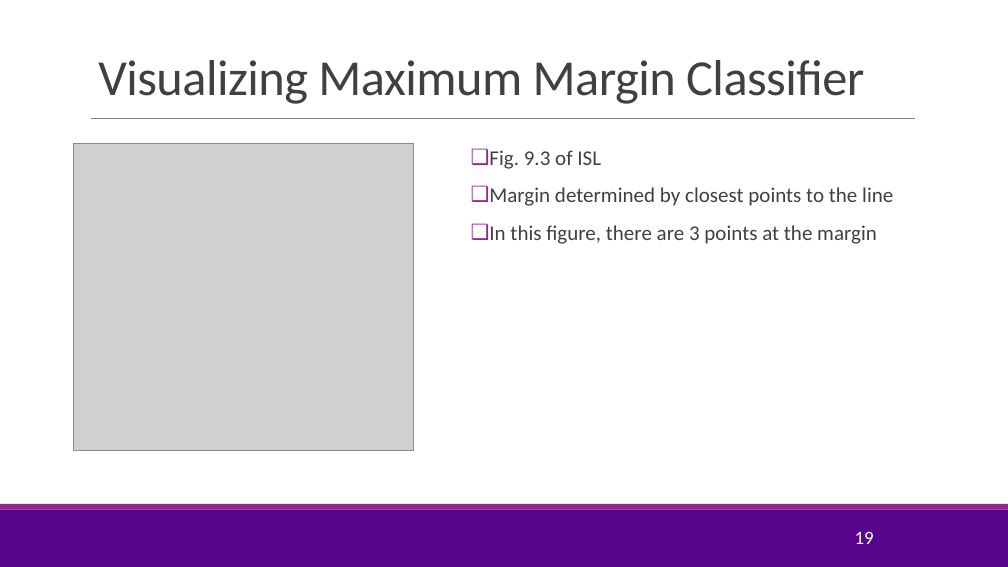
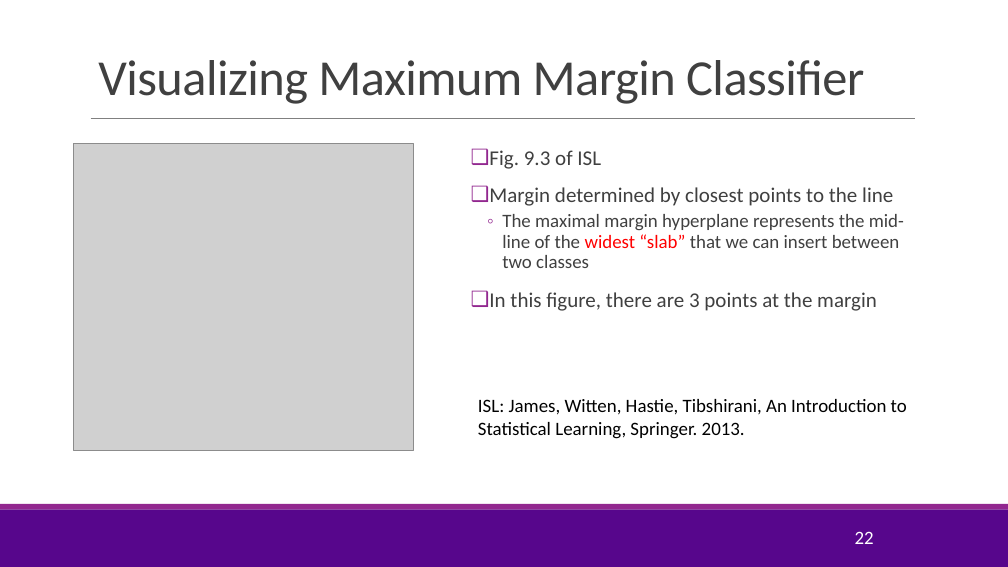
Before and after one commit to joshzzl/introml, a slide deck: slide 22 of lectures/Lect08_SVM.pptx (slide 19 before the commit). Drawn at 1008x567 pixels with LibreOffice and Linux fonts; fonts in the diff are those of the drawing; grey boxes stand for pictures; background and template pictures are left out. Boxes give left, top, right and bottom in pixels: in the first picture for what was removed or moved away, otherwise in the second. Text is boxed around its words. In the diff, an @@ line names an element or a change of style, - is before the commit and + after.

Commit message:
Added a slide explaining the hyperplane algebra and made other minor changes

```diff
--- a/lectures/Lect08_SVM.pptx
+++ b/lectures/Lect08_SVM.pptx
@@ text at <box>502,214,904,268</box>: paragraph added @@
+  ◦ The maximal margin hyperplane represents the mid-line of the widest “slab” that we can insert between two classes
@@ text added at <box>478,399,907,439</box>, 18 pt, text #000000 @@
+ISL: James, Witten, Hastie, Tibshirani, An Introduction to Statistical Learning, Springer. 2013.
@@ page number at <box>855,531,874,544</box>: text changed @@
-19
+22
```
Also in this commit, not shown: 11 other slides changed, 4 slides added, 2 other files.
